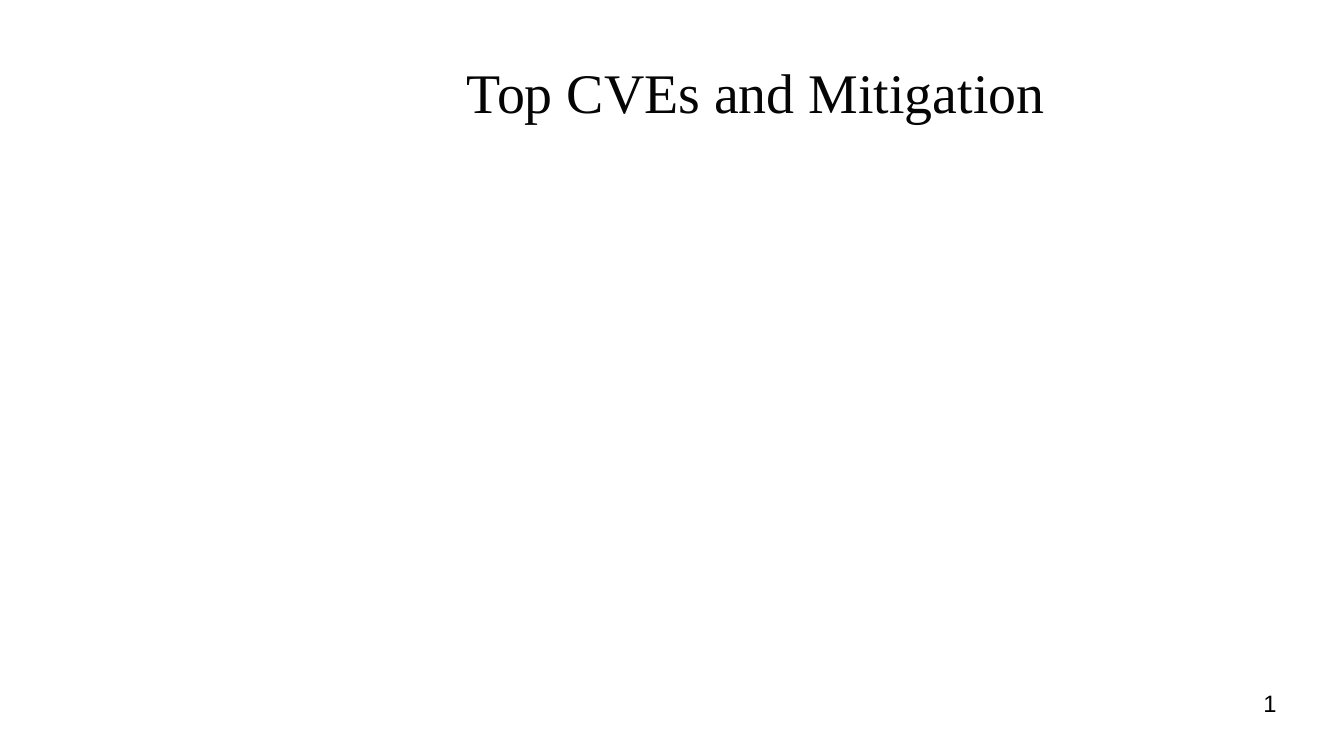
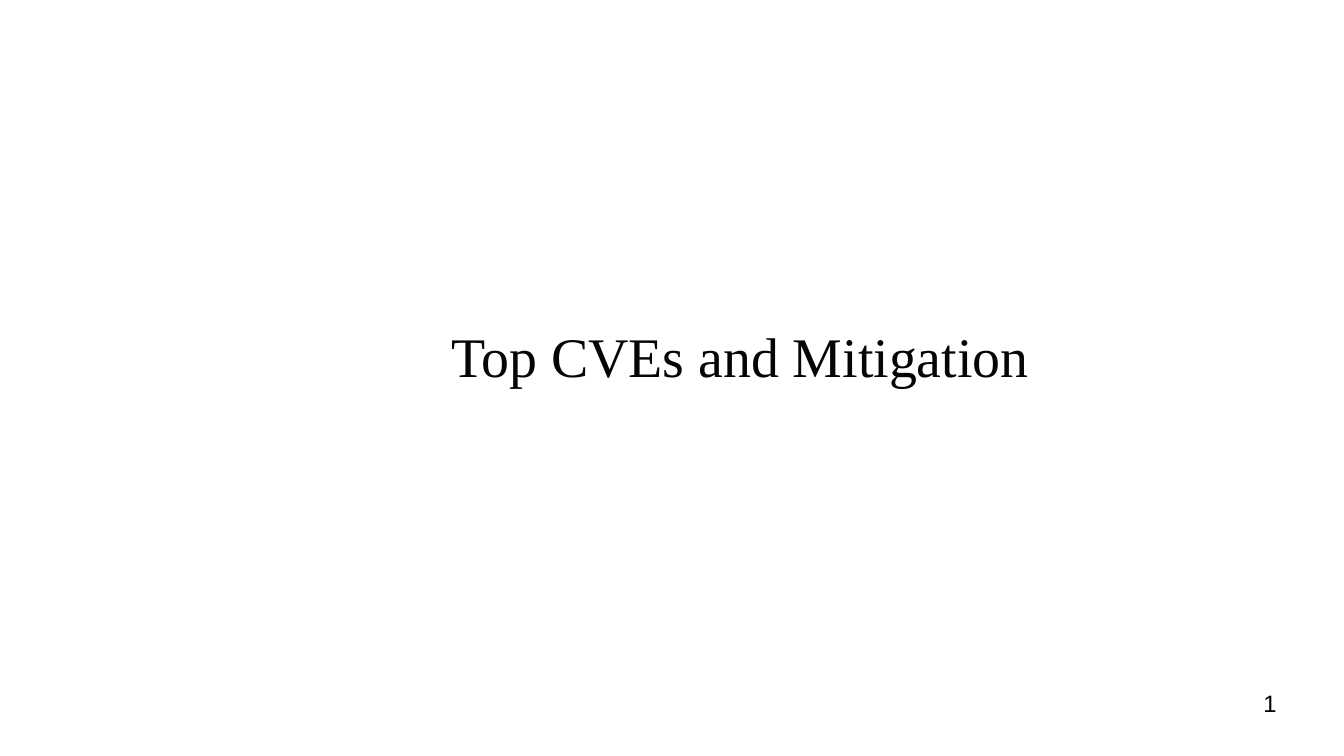
Before and after one commit to niceyeti/DeepSeq, a slide deck: slide 1 of security/top_cves.odp. Drawn at 1344x756 pixels with LibreOffice and Linux fonts; fonts in the diff are those of the drawing; background and template pictures are left out. Boxes give left, top, right and bottom in pixels: in the first picture for what was removed or moved away, otherwise in the second. Text is boxed around its words. In the diff, an @@ line names an element or a change of style, - is before the commit and + after.

```diff
--- a/security/top_cves.odp
+++ b/security/top_cves.odp
@@ title "Top CVEs and Mitigation": place and size @@
-title "Top CVEs and Mitigation" at (467, 74, 1045, 124)
+title "Top CVEs and Mitigation" at (451, 338, 1029, 388)
```
Also in this commit, not shown: 8 other slides changed, 2 slides added, 2 other files.
